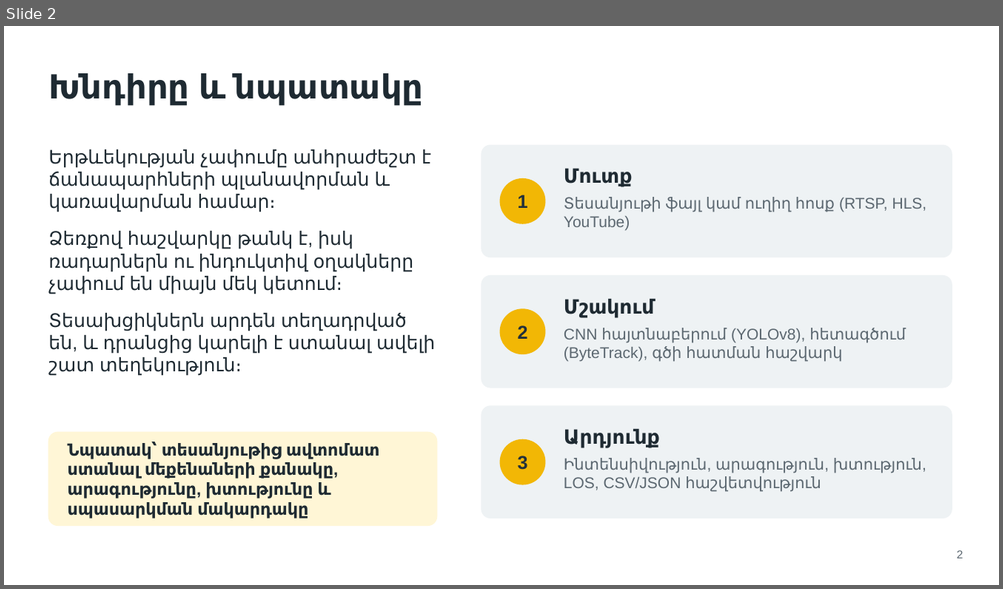
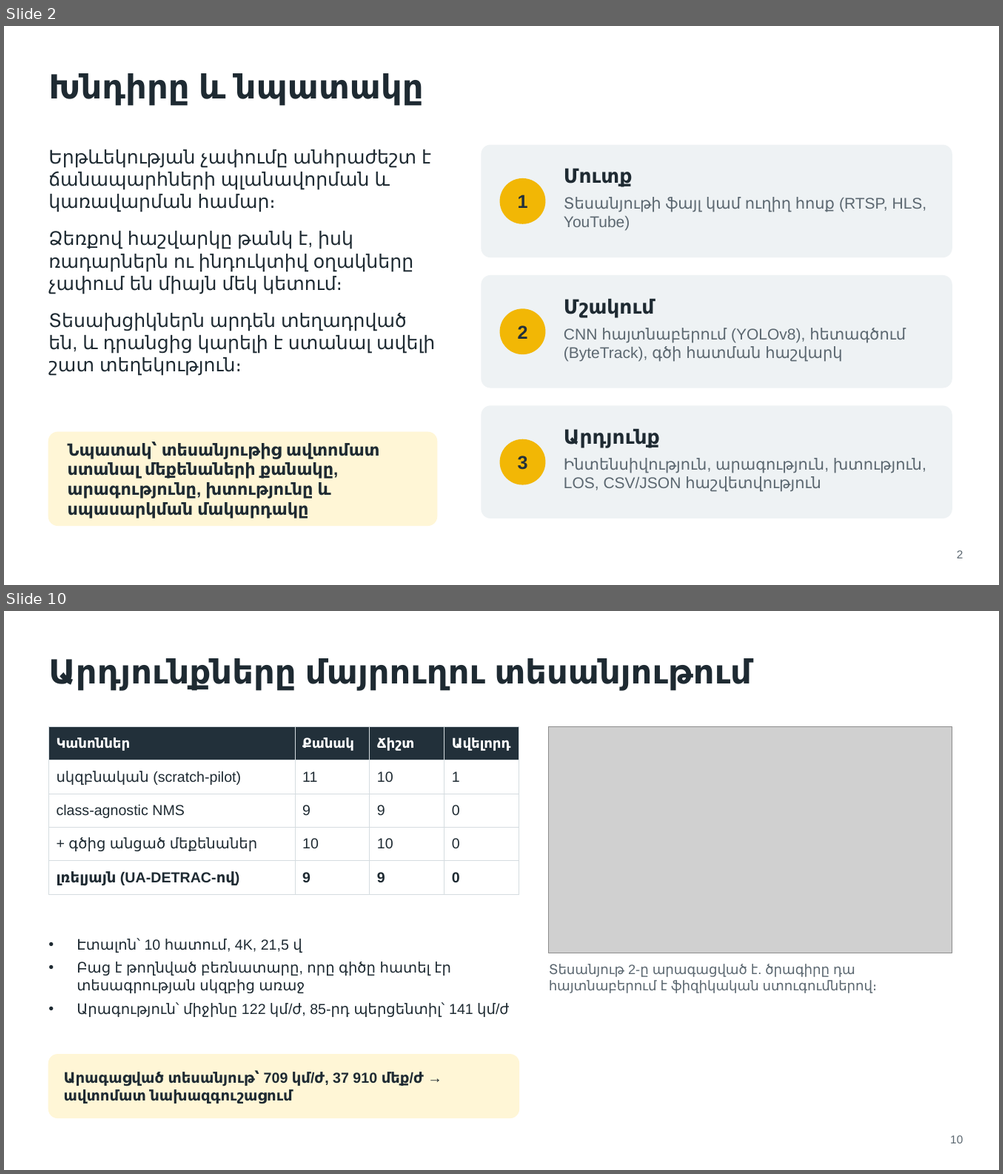
Before and after one commit to marrr862/traffic-cnn, a slide deck: thesis/presentation/DEFENSE.pptx. Shown one above the other, each under a label of ours: slide 2 before the commit, slides 2 and 10 after it; the slides between them are not shown. The pictures are 1003x589 and 1003x1174 pixels, drawn with LibreOffice and Linux fonts; fonts in the diff are those of the drawing; grey boxes stand for pictures. Boxes give left, top, right and bottom in pixels: in the first picture for what was removed or moved away, otherwise in the second. Text is boxed around its words. In the diff, an @@ line names an element or a change of style, - is before the commit and + after.

```diff
--- a/thesis/presentation/DEFENSE.pptx
+++ b/thesis/presentation/DEFENSE.pptx
@@ slide 10 added at bbox=[4, 611, 999, 1170], background #FFFFFF @@
@@ title added at bbox=[48, 658, 751, 691], 32 pt, text #1E2A32, bold @@
+Արդյունքները մայրուղու տեսանյութում
@@ table added at bbox=[48, 726, 519, 889], 5 rows, 4 columns @@
+Կանոններ | Քանակ | Ճիշտ | Ավելորդ
+սկզբնական (scratch-pilot) | 11 | 10 | 1
+class-agnostic NMS | 9 | 9 | 0
++ գծից անցած մեքենաներ | 10 | 10 | 0
+լռելյայն (UA-DETRAC-ով) | 9 | 9 | 0
@@ picture added at bbox=[549, 726, 951, 954] @@
@@ text added at bbox=[77, 938, 509, 1017], 14 pt, text #1E2A32 @@
+• Էտալոն՝ 10 հատում, 4K, 21,5 վ
+• Բաց է թողնված բեռնատարը, որը գիծը հատել էր տեսագրության սկզբից առաջ
+• Արագություն՝ միջինը 122 կմ/ժ, 85-րդ պերցենտիլ՝ 141 կմ/ժ
@@ text added at bbox=[549, 964, 876, 994], 13 pt, text #5B6770 @@
+Տեսանյութ 2-ը արագացված է. ծրագիրը դա հայտնաբերում է ֆիզիկական ստուգումներով։
@@ rounded rectangle added at bbox=[48, 1055, 519, 1119], fill #FFF6D6, outline #FFF6D6 1 pt @@
@@ text added at bbox=[64, 1071, 424, 1105], 14 pt, text #1E2A32, bold @@
+Արագացված տեսանյութ՝ 709 կմ/ժ, 37 910 մեք/ժ → ավտոմատ նախազգուշացում
@@ page number added at bbox=[950, 1136, 962, 1144], 11 pt, text #5B6770 @@
+10
```
Also in this commit, not shown: 6 slides changed, 7 other slides added, 4 slides removed, 15 other files.
